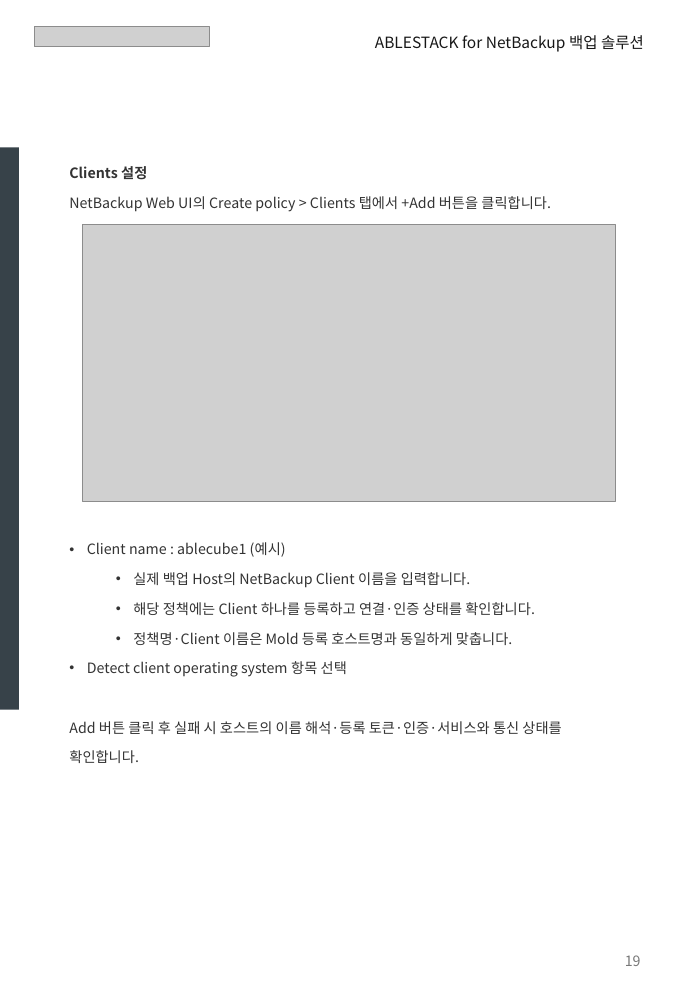
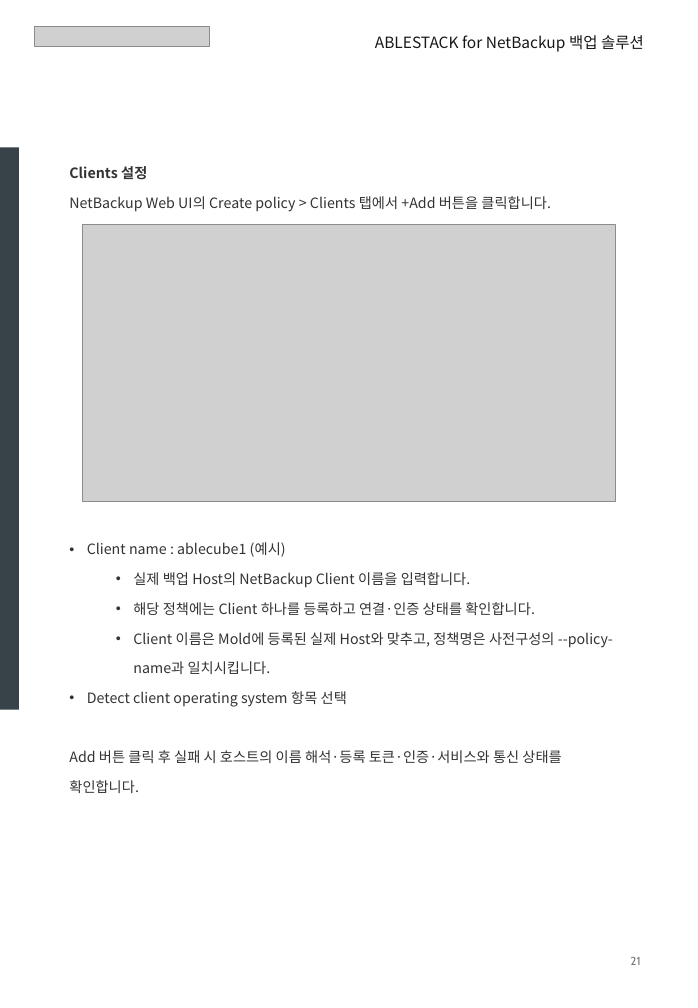
Before and after one commit to Dajeong-Park/ablestack-cloud, a slide deck: slide 21 of outputs/ABLESTACK_NetBackup_Europa_Update_Reviewed.pptx. Drawn at 698x1008 pixels with LibreOffice and Linux fonts; fonts in the diff are those of the drawing; grey boxes stand for pictures. Boxes give left, top, right and bottom in pixels: in the first picture for what was removed or moved away, otherwise in the second. Text is boxed around its words. In the diff, an @@ line names an element or a change of style, - is before the commit and + after.

```diff
--- a/outputs/ABLESTACK_NetBackup_Europa_Update_Reviewed.pptx
+++ b/outputs/ABLESTACK_NetBackup_Europa_Update_Reviewed.pptx
@@ text at (133, 632, 613, 674): text changed @@
-• 정책명·Client 이름은 Mold 등록 호스트명과 동일하게 맞춥니다.
+• Client 이름은 Mold에 등록된 실제 Host와 맞추고, 정책명은 사전구성의 --policy-name과 일치시킵니다.
@@ text at (630, 957, 640, 965): text changed; size 11 to 9 pt; font Noto Sans CJK KR to Cabin @@
-19
+21
```
Also in this commit, not shown: 32 other slides changed, 48 other files.
